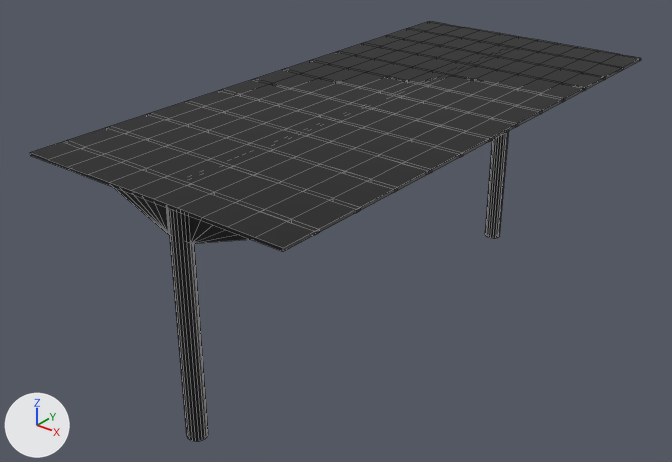
One commit to the FBX model Assets/MotherDuckLEVELS/Team006DemocraticRepublicOfQuack/Meshes/Hammer/Tram Stop.fbx: the scene before it, then after it.
Camera for both pictures: a 50 mm camera at (5.46, -10.73, 3.04) aimed at (-0.3, -3.53, -1.42). The axes (+X, +Y, +Z) are drawn at lower left. The lights are the same throughout. Mesh edges are drawn as thin lines. Where no turn or scale is listed for an object, it has been applied to the vertices. Vertices at the same position are counted once.

Names of what the first picture shows: 'Tram_Stop'.
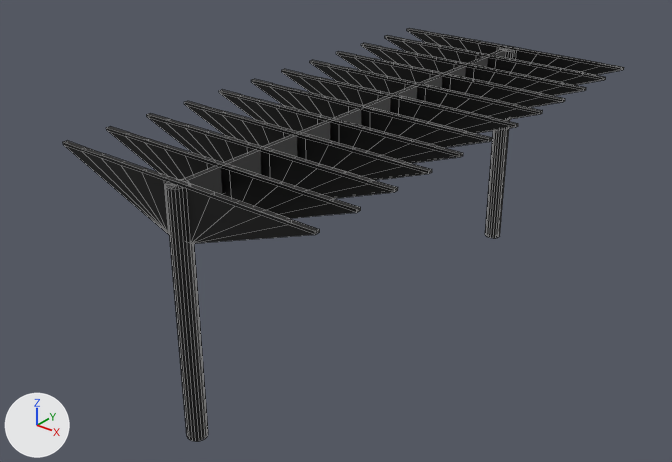
Where the newer file only moved an object's origin or applied its transform, the numbers keep the older frame.

The change, as a diff of the scene's bpy script:
```diff
--- a/Assets/MotherDuckLEVELS/Team006DemocraticRepublicOfQuack/Meshes/Hammer/Tram Stop.fbx.py
+++ b/Assets/MotherDuckLEVELS/Team006DemocraticRepublicOfQuack/Meshes/Hammer/Tram Stop.fbx.py
@@ me_mesh @@
 me_mesh.from_pydata(...)  # 1184 vertices, 1052 faces; spans x -1.5..1.5, y -3.2..3.2, z -1.3..1.3
 # used by ob_tram_stop; location = (0.0, -3.176, -1.237)
+# me_mesh part 1: the loose piece of 84 vertices spanning x -1.5..1.5, y -3.2..3.2, z 1.27..1.3 is deleted
 me_mesh.materials.append(mat_lambert1)
```

Boxes [x1, y1, x2, y2] around the edits, measured in the pictures (672 x 462 px):
'Tram_Stop', reshaped (8% narrower)
    before: [30, 21, 641, 441]
    after: [63, 28, 624, 441]
part 1 of me_mesh, deleted (black)
    before: [30, 21, 641, 252]
